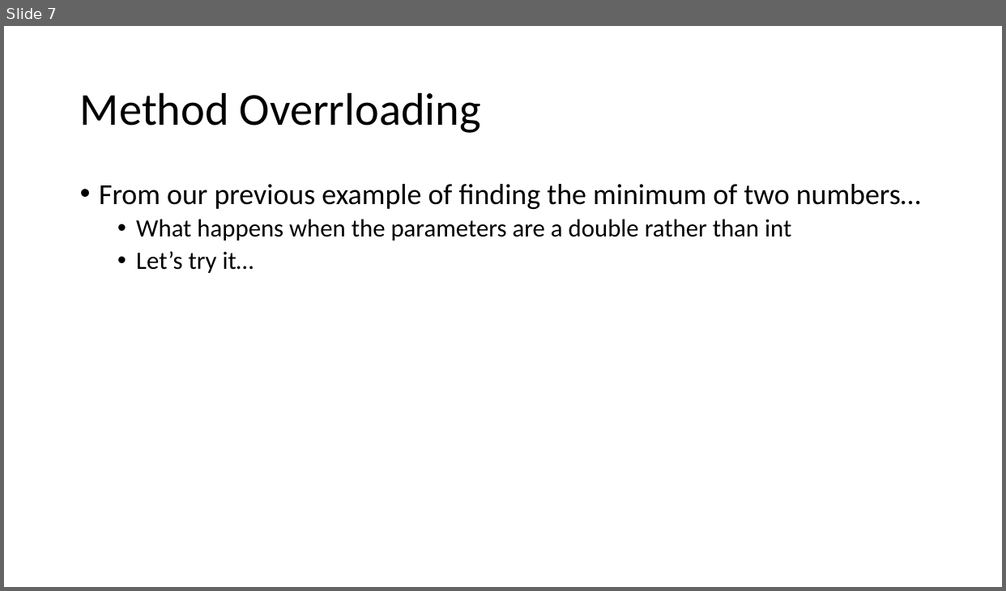
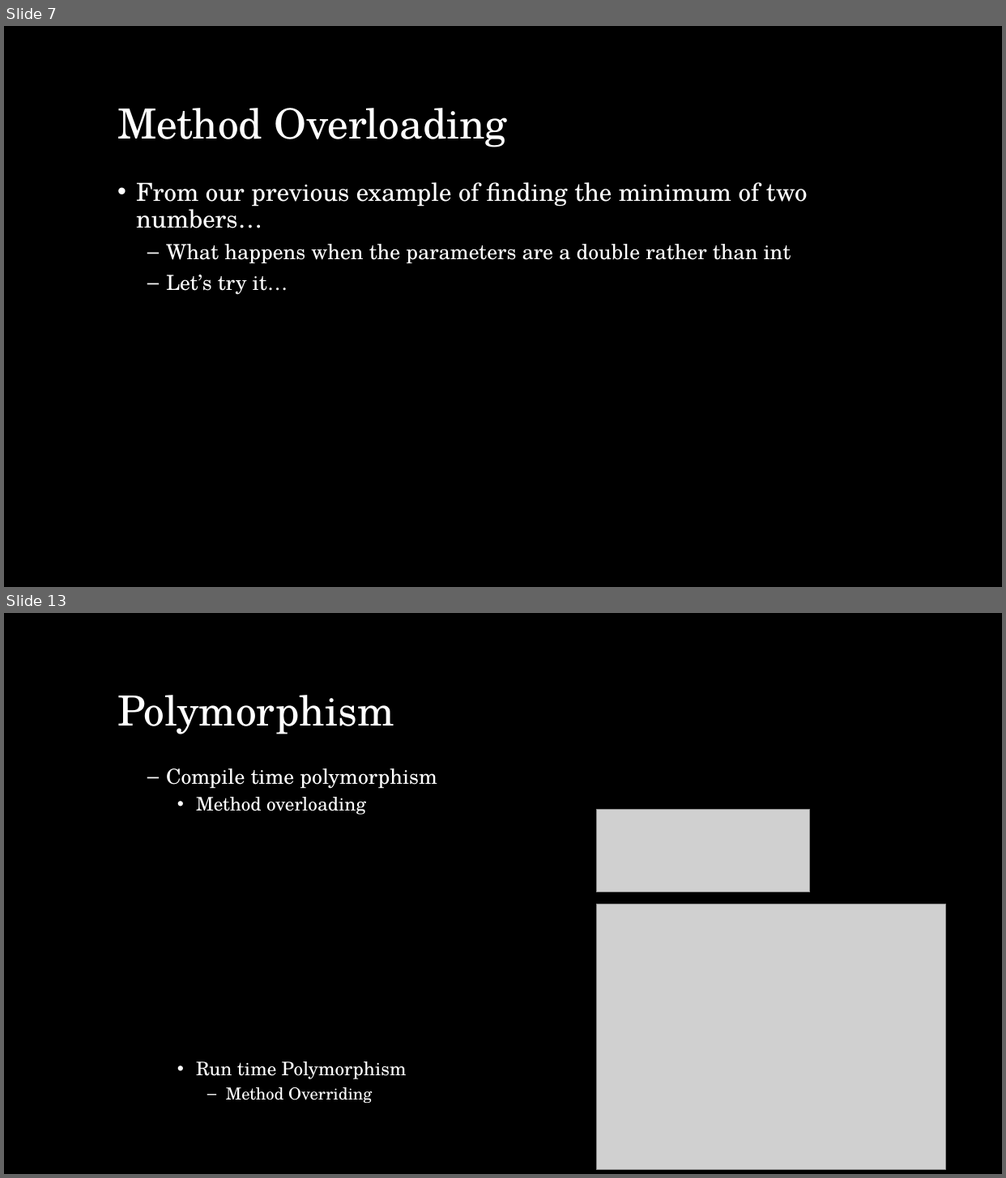
Before and after one commit to Mechanical-Advantage/Training2018, a slide deck: doc/java/slides/week5.pptx. Shown one above the other, each under a label of ours: slide 7 before the commit, slides 7 and 13 after it; the slides between them are not shown. The pictures are 1006x591 and 1006x1178 pixels, drawn with LibreOffice and Linux fonts; fonts in the diff are those of the drawing; grey boxes stand for pictures; background and template pictures are left out. Boxes give left, top, right and bottom in pixels: in the first picture for what was removed or moved away, otherwise in the second. Text is boxed around its words. In the diff, an @@ line names an element or a change of style, - is before the commit and + after.

```diff
--- a/doc/java/slides/week5.pptx
+++ b/doc/java/slides/week5.pptx
@@ slide 13 added at (4, 613, 1002, 1174), background picture (left out) @@
@@ title added at (117, 695, 394, 735), 40 pt, text #FFFFFF @@
+Polymorphism
@@ text added at (166, 769, 437, 1103), 18 pt, text #FFFFFF @@
+  – Compile time polymorphism
+    • Method overloading
+    • Run time Polymorphism
+      – Method Overriding
@@ picture added at (596, 810, 809, 893) @@
@@ picture added at (596, 905, 946, 1170) @@
@@ slide 7 changed as well @@
@@ background #FFFFFF to picture (left out) @@
@@ title "Method Overloading" at (117, 108, 507, 148): vertical alignment middle to bottom @@
@@ title at (117, 108, 507, 148): text changed; size 44 to 40 pt; font Calibri to TeX Gyre Schola; text colour #000000 to #FFFFFF @@
-Method Overrloading
+Method Overloading
@@ text "From our previous example of ...": place and size @@
-text "From our previous example of ..." at (99, 184, 921, 273)
+text "From our previous example of ..." at (136, 182, 808, 295)
@@ text "From our previous example of ..." at (136, 182, 808, 295): size 28 to 24 pt in "From our previous example of finding the ..."; font Calibri to TeX Gyre Schola, text colour #000000 to #FFFFFF; size 24 to 20 pt in "What happens when the parameters are a ...", "Let’s try it…"; more space between paragraphs; bullet • to – @@
```
Also in this commit, not shown: 5 other slides changed, 7 other slides added, 1 slide removed, 6 other files.
